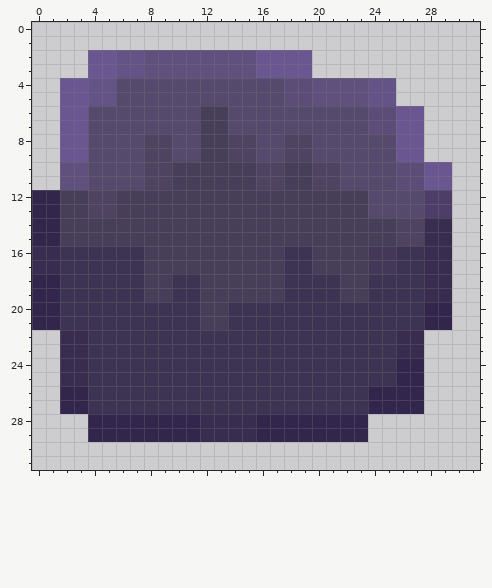
File history of a pixel-art sprite, android/assets/textures/block.png. Above is the file before it was changed.
The file is 32x32 pixels. Colours within 5 levels of each other are drawn and written as one.
New version:
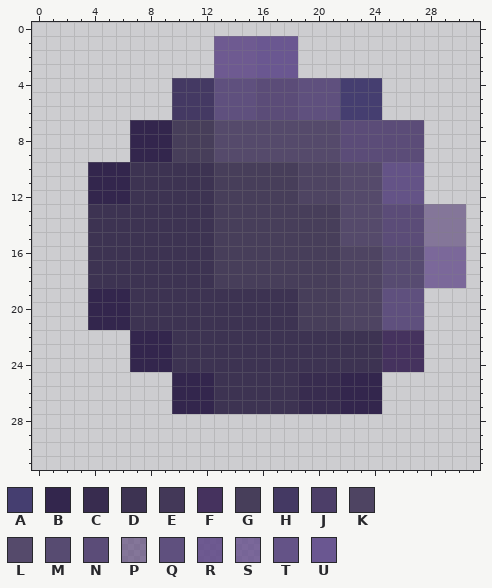
Palette (. is transparent): A #453e70  B #33264d  C #382c4f  D #3d3352  E #433858  F #45325e  G #473e5a  H #443963  J #4c3e68  K #4e4462  L #554a6b  M #574b71  N #5b4c78  P #5f4a7daa  Q #5f507e  R #624b89e2  S #634b8ac6  T #645387  U #6a5791
From old to new:
Changed rows in their new state; - is an unchanged pixel.
first column x 0:
 1 -------------RRRUUU------------
 2 ----.........RRR---.-----------
 3 ----.........RRR---.-----------
 4 --........HHHQQQNN-Q--AAA.-----
 5 --........HHHQQQNN-Q--AAA.-----
 6 --........HHHQQQNNNQQQAAA...---
 7 --.....BBBGG-L--------NN--NN---
 8 --.....BBBGG-LLL--LL--NNNNNN---
 9 --.....BBBGG-LLL--LL--NNNNNN---
10 --..BBBDDDDDD---GG-K-----TTT..-
11 --..BBBDDDDDD---GG-K-----TTT..-
12 ....BBBDDDDDD------KKKLL-TTT..-
13 ....DDDDDDDDD---------LL-NNNPPP
14 ....DDDDDDDDD---------LLLNNNPPP
15 ....DDDDDDDDD---------LLLNNNPPP
16 ....----DDDDD-----GG--KKKMMMSSS
17 ....----DDDDD-----GG--KKKMMMSSS
18 ....----DD--D-----GGGGKKKMMMSSS
19 ....BBB-DD--DDDDDD-GGGKKKQQQ..-
20 ....BBB-----DD-----GGGKKKQQQ..-
21 ....BBB-----DD-----GGGKKKQQQ..-
22 --.....BBB---------------FFF---
23 --.....BBB---------------FFF---
24 --.....BBB---------------FFF---
25 --........BBB------CCCBBB...---
26 --........BBB------CCCBB-...---
27 --........BBB------CCCBB-...---
28 ----....................-------
29 ----....................-------
Boxes around the changes in both pictures, in picture pixels (x1, y1, x2, y2):
changed: (32, 36, 466, 442)
